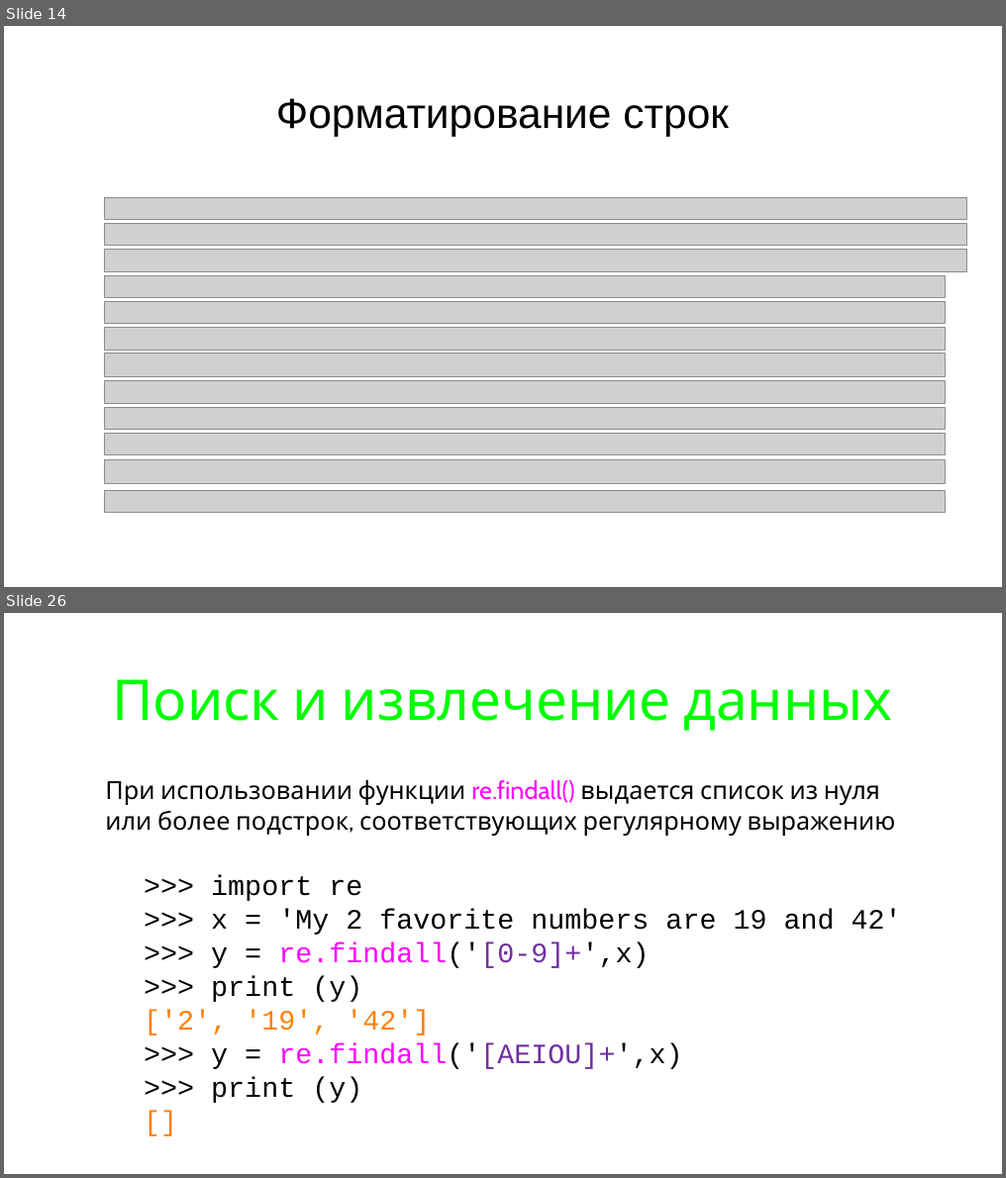
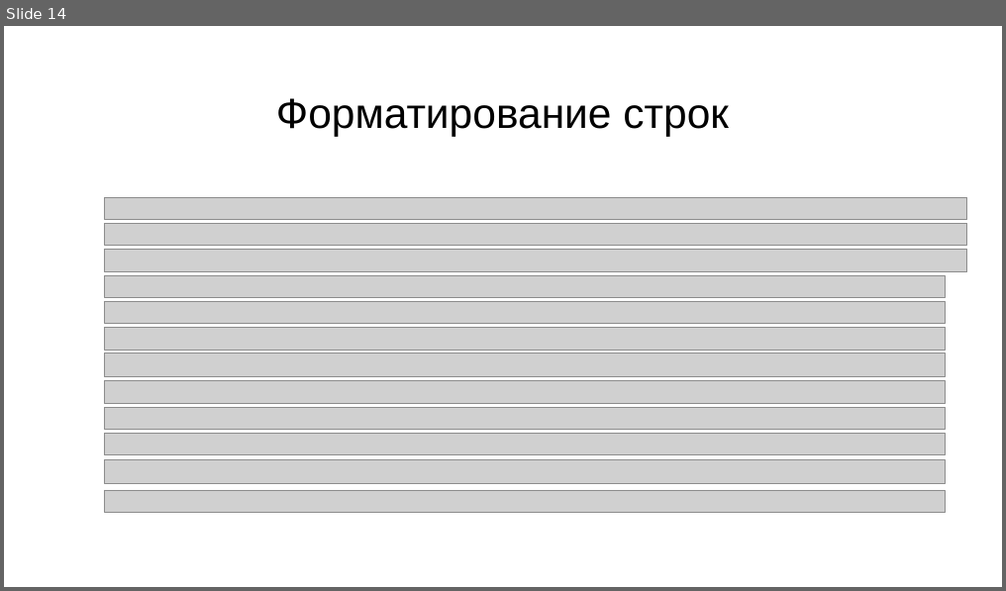
Before and after one commit to maxchv/LearnPython, a slide deck: week06/Strings.pptx. Shown one above the other, each under a label of ours: slides 14 and 26 before the commit, slide 14 after it; the slides between them are not shown. The pictures are 1006x1178 and 1006x591 pixels, drawn with LibreOffice and Linux fonts; fonts in the diff are those of the drawing; grey boxes stand for pictures. Boxes give left, top, right and bottom in pixels: in the first picture for what was removed or moved away, otherwise in the second. Text is boxed around its words. In the diff, an @@ line names an element or a change of style, - is before the commit and + after.

```diff
--- a/week06/Strings.pptx
+++ b/week06/Strings.pptx
@@ slide 26 removed at box(4, 613, 1002, 1174), background #FFFFFF @@
@@ title removed at box(112, 679, 892, 731) @@
-Поиск и извлечение данных
@@ text removed at box(105, 780, 896, 836) @@
-• При использовании функции re.findall() выдается список из нуля или более подстрок, соответствующих регулярному выражению
@@ text removed at box(144, 875, 902, 1103) @@
->>> import re
->>> x = 'My 2 favorite numbers are 19 and 42'
->>> y = re.findall('[0-9]+',x)
->>> print (y)
-['2', '19', '42']
->>> y = re.findall('[AEIOU]+',x)
->>> print (y)
-[]
```
Also in this commit, not shown: 1 slide changed, 28 other slides removed.
